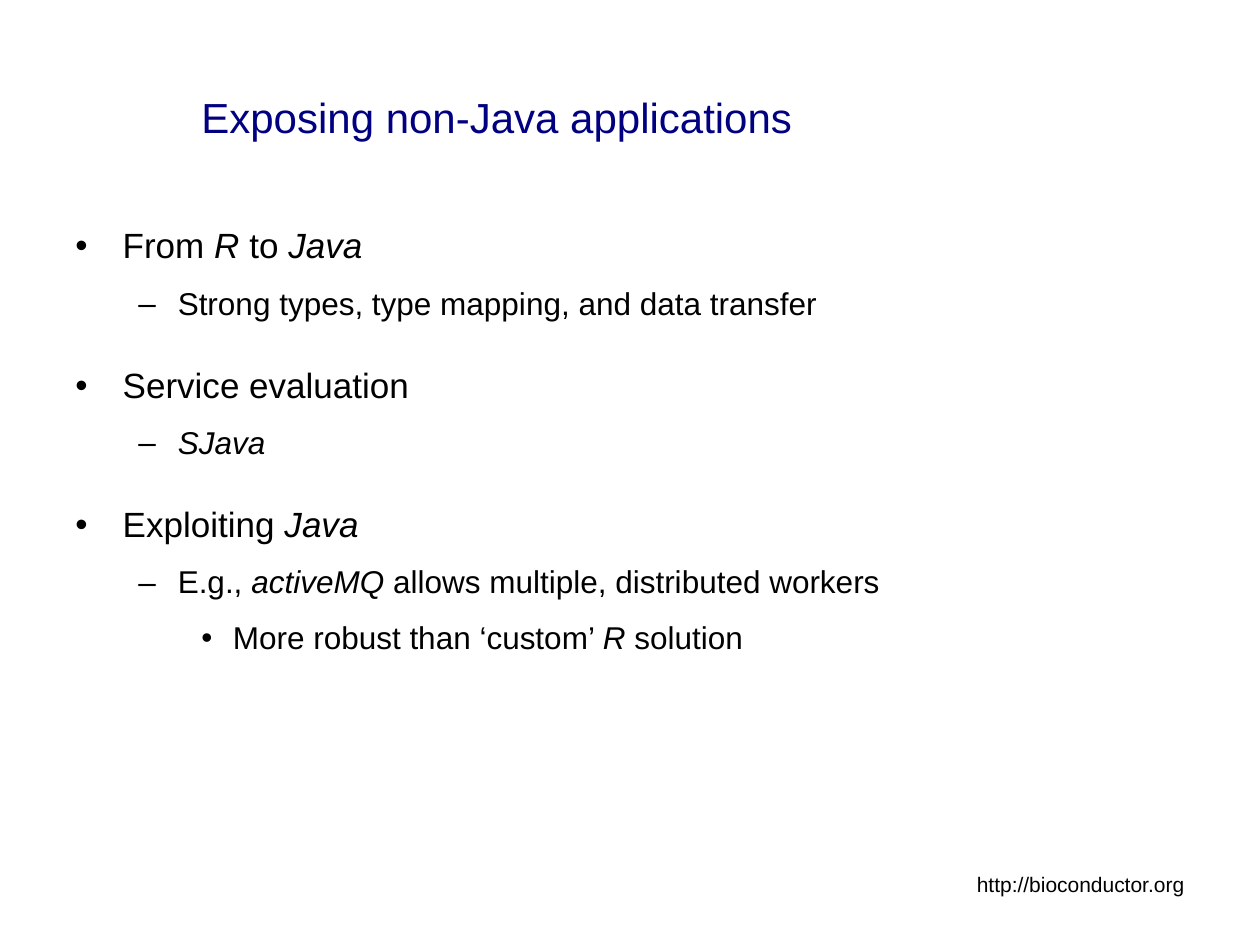
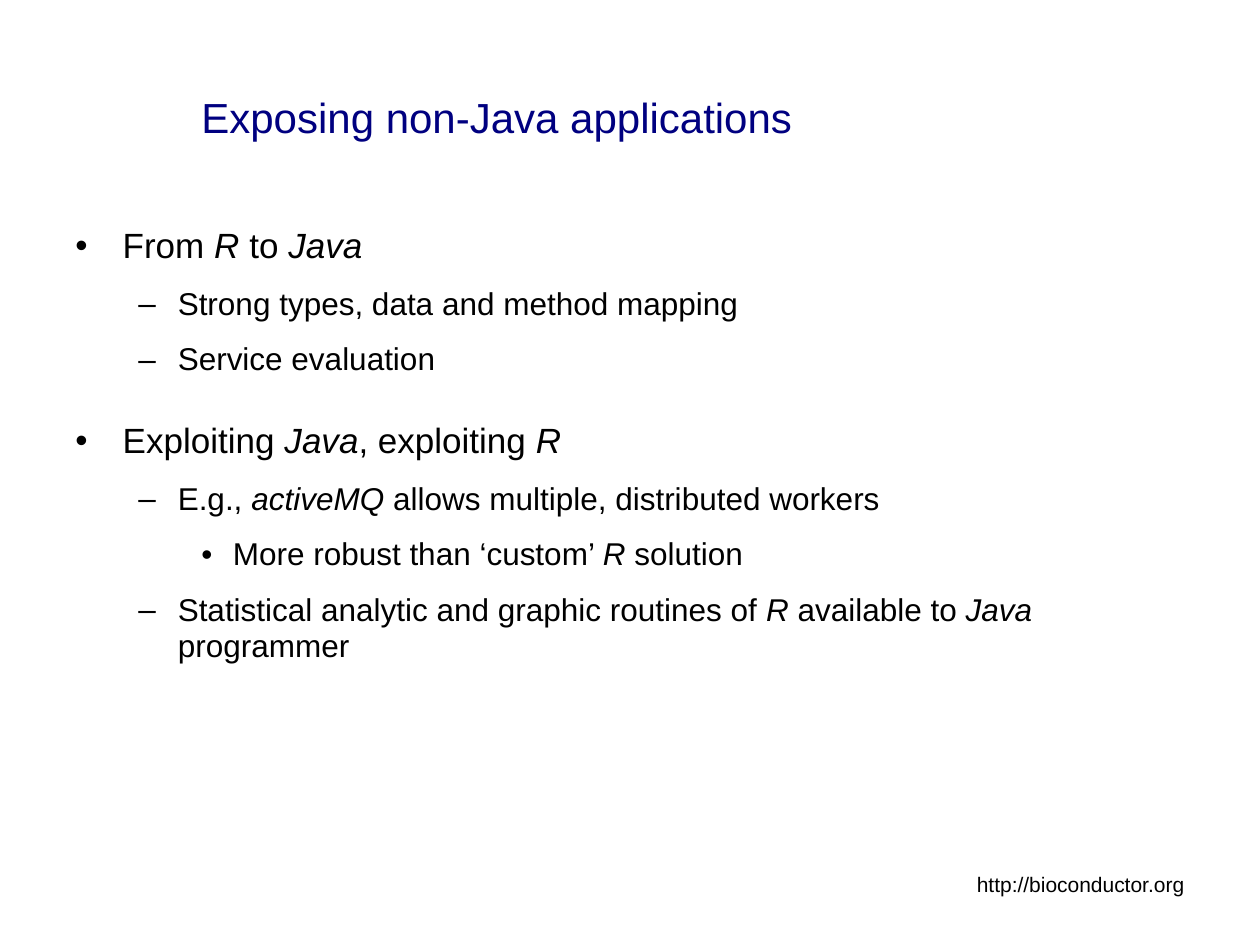
Before and after one commit to NCIP/bioconductor_v1, a slide deck: slide 35 of trunk/bioconductor/Presentations/caBIG_Annual_Meeting_2007_Tech_Demo.ppt. Drawn at 1260x945 pixels with LibreOffice and Linux fonts; fonts in the diff are those of the drawing; background and template pictures are left out. Boxes give left, top, right and bottom in pixels: in the first picture for what was removed or moved away, otherwise in the second. Text is boxed around its words. In the diff, an @@ line names an element or a change of style, - is before the commit and + after.

```diff
--- a/trunk/bioconductor/Presentations/caBIG_Annual_Meeting_2007_Tech_Demo.ppt
+++ b/trunk/bioconductor/Presentations/caBIG_Annual_Meeting_2007_Tech_Demo.ppt
@@ text at bbox=[178, 292, 738, 321]: text changed @@
-  – Strong types, type mapping, and data transfer
+  – Strong types, data and method mapping
@@ text at bbox=[178, 347, 435, 371]: size 20 to 18 pt in "Service evaluation"; bullet • to –; list level 1 to 2 in "Service evaluation" @@
@@ text at bbox=[123, 427, 561, 460]: text changed @@
-  – SJava
-• Exploiting Java
+• Exploiting Java, exploiting R
@@ text at bbox=[178, 598, 1032, 663]: paragraph added @@
+  – Statistical analytic and graphic routines of R available to Java programmer
```
Also in this commit, not shown: 13 other slides changed, 1 slide removed.
